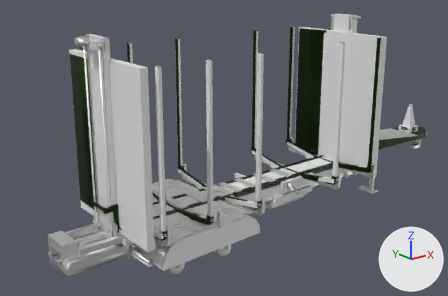
The FBX model log_trailer/meshes/trucks/tuning/medium.fbx as it was, and as the next commit left it.
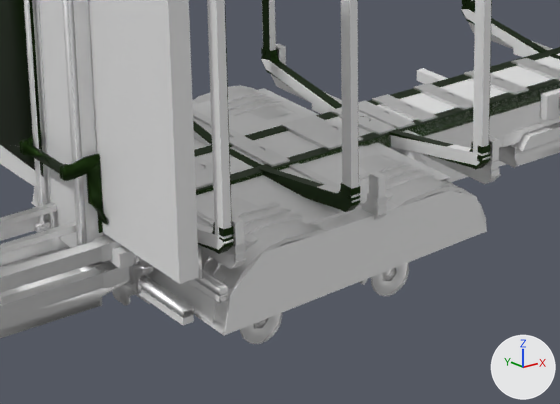
Old and new are each drawn whole from a 50 mm camera at (-0.1024, -0.1054, 0.0627) aimed at (-0.0132, 0.006, 0.0181) and again close up on the part from 18% to 64% of the width and 50% to 100% of the height. Lighting does not change. The marker at lower right points along +X, +Y and +Z. Where no turn or scale is listed for an object, it has been applied to the vertices. Vertices at the same position are counted once.

The first close-up shows 'cdt_Body.005', 'cdt_Gate.002', 'cdt_Hitch.006', 'cdt_Lift.005', 'cdt_RootNode.006', 'hitch.002', 'lift2.001', 'short'.
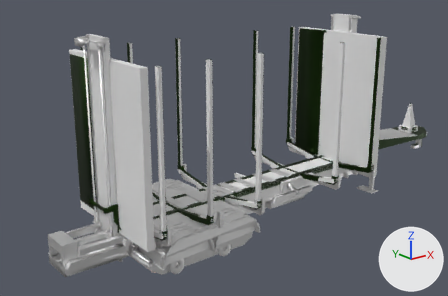
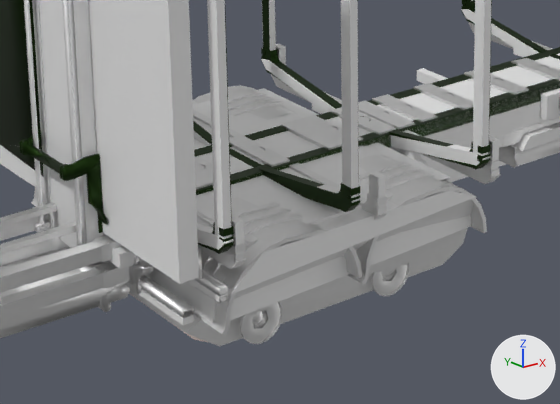
Boxes [x1, y1, x2, y2] around the edits, measured in the close-ups (560 x 404 px):
'cdt_Body.005', reshaped
    before: [33, 0, 547, 335]
    after: [35, 0, 547, 347]
'skid.003', added
    after: [129, 293, 207, 342]
part 1 of me_cube_634, built on
    before: [33, 187, 486, 335]
    after: [130, 197, 476, 347]

What changed in the scene script:
```text
Add mat_skid_mat:
    mat_skid_mat = principled_material('skid_mat')
    mat_skid_mat.base_color = (1.0, 0.841, 0.785)  # white #ffece5
    mat_skid_mat.roughness = 0.405
Change me_cube_634:
    where me_cube_634.from_pydata(...)  # 354 vertices, 288 faces; spans x -0.0488..0.0246, y -0.0152..0.0151, z 0.0028..0.0482
    used by ob_cdt_body_005; location = (0.0, 0.0, 0.0)
    verts and faces of me_cube_634; kept vertices keep their numbers, new ones are numbered from 354
    before: 257 (-0.0208, -0.0146, 0.0086) at pixel (476, 196), 258 (-0.0196, -0.0146, 0.0053) at pixel (486, 231), 259 (-0.0439, -0.0146, 0.0075) at pixel (230, 294), 260 (-0.0208, 0.0145, 0.0086), 261 (-0.0196, 0.0145, 0.0053)
    before: 262 (-0.0439, 0.0145, 0.0075), 263 (-0.0444, 0.0145, 0.0045) at pixel (32, 202), 265 (-0.0444, -0.0146, 0.0045) at pixel (225, 335)
    me_cube_634 part 1
    add delete_faces([(257, 258, 261, 260), (257, 259, 265, 258), (260, 261, 263, 262), (258, 265, 263, 261)])
    add verts[263] = (-0.0444, 0.0086, 0.0024)  # moved
    add verts[265] = (-0.0444, -0.0092, 0.0024)  # moved, pixel (185, 333)
    add verts[258] = (-0.0186, -0.0106, 0.0024)  # moved, pixel (463, 243)
    add verts[261] = (-0.0186, 0.0103, 0.0026)  # moved
    add verts[354] = (-0.0196, -0.0092, 0.0003)  # pixel (442, 265)
    add verts[355] = (-0.0196, 0.0086, 0.0003)
    add verts[356] = (-0.0413, 0.0086, 0.0003)
    add verts[357] = (-0.0415, -0.0092, 0.0003)  # pixel (219, 346)
    add verts[358] = (-0.0196, -0.0002, 0.0003)
    add verts[359] = (-0.0154, -0.0001, 0.0025)
    add faces += [(257, 258, 359, 261, 260), (257, 259, 265, 357, 354, 258), (260, 261, 355, 356, 263, 262), (354, 357, 356, 355, 358), (263, 356, 357, 265), (261, 359, 358, 355)]
    add faces += [(258, 354, 358, 359)]
Add me_cube_131:
    me_cube_131.from_pydata(...)  # 266 vertices, 234 faces; spans x 0.057..0.0865, y -0.0192..-0.0022, z -0.0193..-0.0143
    me_cube_131.materials.append(mat_skid_mat)  # white #ffece5
Add ob_skid_003:
    ob_skid_003 = bpy.data.objects.new('skid.003', me_cube_131)
    ob_skid_003.location = (-0.10144, 0.01074, 0.01944)
```
